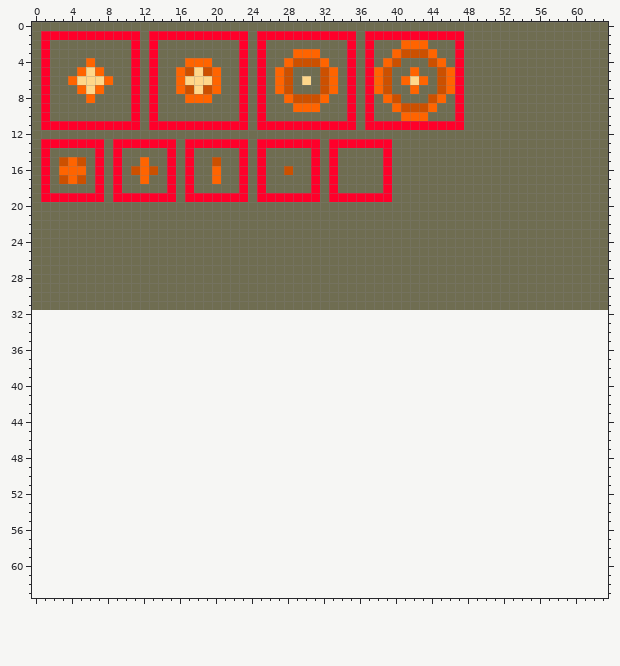
File history of a pixel-art sprite, images/effects/magic_fire.png. This is how it looked before the edit.
The file is 64x32 pixels. The old version is drawn lined up with the new one, on the new canvas.
New version:
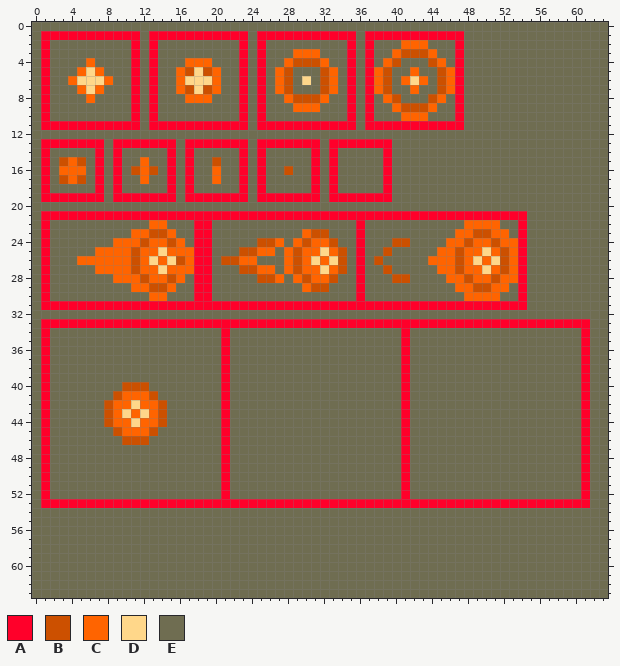
Palette (. is transparent): A #ff002a  B #cc5000  C #ff6400  D #ffd78a  E #6f6d51
Message: Added fireball, the level 2 spell.
Difference:
canvas 64x32 -> 64x64
y 21: x 1..54 EEEEEEEEEEEEEEEEEEEEEEEEEEEEEEEEEEEEEEEEEEEEEEEEEEEEEE -> AAAAAAAAAAAAAAAAAAAAAAAAAAAAAAAAAAAAAAAAAAAAAAAAAAAAAA
y 22: x 1 E -> A; x 13..14 EE -> CC; x 18..19 EE -> AA; x 36 E -> A; x 48..51 EEEE -> CCCC; x 54 E -> A
y 23: x 1 E -> A; x 11..15 EEEEE -> CCBBC; x 18..19 EE -> AA; x 30..32 EEE -> CBB; x 36 E -> A; x 47..52 EEEEEE -> CCBBCC; x 54 E -> A
y 24: x 1 E -> A; x 9..16 EEEEEEEE -> CCCBCCBC; x 18..19 EE -> AA; x 25..27 EEE -> BBC; x 29..33 EEEEE -> CBCCB; x 36 E -> A; x 40..41 EE -> BB; x 46..54 EEEEEEEEE -> CCBCCBCCA
y 25: x 1 E -> A; x 7..19 EEEEEEEEEEEEE -> CCCCBCCDCCCAA; x 23..26 EEEE -> BBCC; x 28..34 EEEEEEE -> CBCCDCB; x 36 E -> A; x 39 E -> B; x 45..54 EEEEEEEEEE -> CCBCCDCBCA
y 26: x 1 E -> A; x 5..19 EEEEEEEEEEEEEEE -> CCCCCCBCDCDBCAA; x 21..24 EEEE -> BBCC; x 28..34 EEEEEEE -> CBCDCDB; x 36 E -> A; x 38 E -> B; x 44..54 EEEEEEEEEEE -> CCCBCDCDBCA
y 27: x 1 E -> A; x 7..19 EEEEEEEEEEEEE -> CCCCBCCDCCCAA; x 23..26 EEEE -> BBCC; x 28..34 EEEEEEE -> CBCCDCB; x 36 E -> A; x 39 E -> B; x 45..54 EEEEEEEEEE -> CCBCCDCBCA
y 28: x 1 E -> A; x 9..16 EEEEEEEE -> CCCBCCBC; x 18..19 EE -> AA; x 25..27 EEE -> BBC; x 29..33 EEEEE -> CBCCB; x 36 E -> A; x 40..41 EE -> BB; x 46..54 EEEEEEEEE -> CCBCCBCCA
y 29: x 1 E -> A; x 11..15 EEEEE -> CCBBC; x 18..19 EE -> AA; x 30..32 EEE -> CBB; x 36 E -> A; x 47..52 EEEEEE -> CCBBCC; x 54 E -> A
y 30: x 1 E -> A; x 13..14 EE -> CC; x 18..19 EE -> AA; x 36 E -> A; x 48..51 EEEE -> CCCC; x 54 E -> A
y 31: x 1..54 EEEEEEEEEEEEEEEEEEEEEEEEEEEEEEEEEEEEEEEEEEEEEEEEEEEEEE -> AAAAAAAAAAAAAAAAAAAAAAAAAAAAAAAAAAAAAAAAAAAAAAAAAAAAAA
y 32: x 0..63 ................................................................ -> EEEEEEEEEEEEEEEEEEEEEEEEEEEEEEEEEEEEEEEEEEEEEEEEEEEEEEEEEEEEEEEE
y 33: x 0..63 ................................................................ -> EAAAAAAAAAAAAAAAAAAAAAAAAAAAAAAAAAAAAAAAAAAAAAAAAAAAAAAAAAAAAAEE
y 34..39: x 0..63 ................................................................ -> EAEEEEEEEEEEEEEEEEEEEAEEEEEEEEEEEEEEEEEEEAEEEEEEEEEEEEEEEEEEEAEE
y 40: x 0..63 ................................................................ -> EAEEEEEEEEBBBEEEEEEEEAEEEEEEEEEEEEEEEEEEEAEEEEEEEEEEEEEEEEEEEAEE
y 41: x 0..63 ................................................................ -> EAEEEEEEEBCCCBEEEEEEEAEEEEEEEEEEEEEEEEEEEAEEEEEEEEEEEEEEEEEEEAEE
y 42: x 0..63 ................................................................ -> EAEEEEEEBCCDCCBEEEEEEAEEEEEEEEEEEEEEEEEEEAEEEEEEEEEEEEEEEEEEEAEE
y 43: x 0..63 ................................................................ -> EAEEEEEEBCDCDCBEEEEEEAEEEEEEEEEEEEEEEEEEEAEEEEEEEEEEEEEEEEEEEAEE
y 44: x 0..63 ................................................................ -> EAEEEEEEBCCDCCBEEEEEEAEEEEEEEEEEEEEEEEEEEAEEEEEEEEEEEEEEEEEEEAEE
y 45: x 0..63 ................................................................ -> EAEEEEEEEBCCCBEEEEEEEAEEEEEEEEEEEEEEEEEEEAEEEEEEEEEEEEEEEEEEEAEE
y 46: x 0..63 ................................................................ -> EAEEEEEEEEBBBEEEEEEEEAEEEEEEEEEEEEEEEEEEEAEEEEEEEEEEEEEEEEEEEAEE
y 47..52: x 0..63 ................................................................ -> EAEEEEEEEEEEEEEEEEEEEAEEEEEEEEEEEEEEEEEEEAEEEEEEEEEEEEEEEEEEEAEE
y 53: x 0..63 ................................................................ -> EAAAAAAAAAAAAAAAAAAAAAAAAAAAAAAAAAAAAAAAAAAAAAAAAAAAAAAAAAAAAAEE
y 54..63: x 0..63 ................................................................ -> EEEEEEEEEEEEEEEEEEEEEEEEEEEEEEEEEEEEEEEEEEEEEEEEEEEEEEEEEEEEEEEE
Changed places in both pictures, as pixel boxes (x1, y1, x2, y2):
changed: (32, 211, 608, 598)
